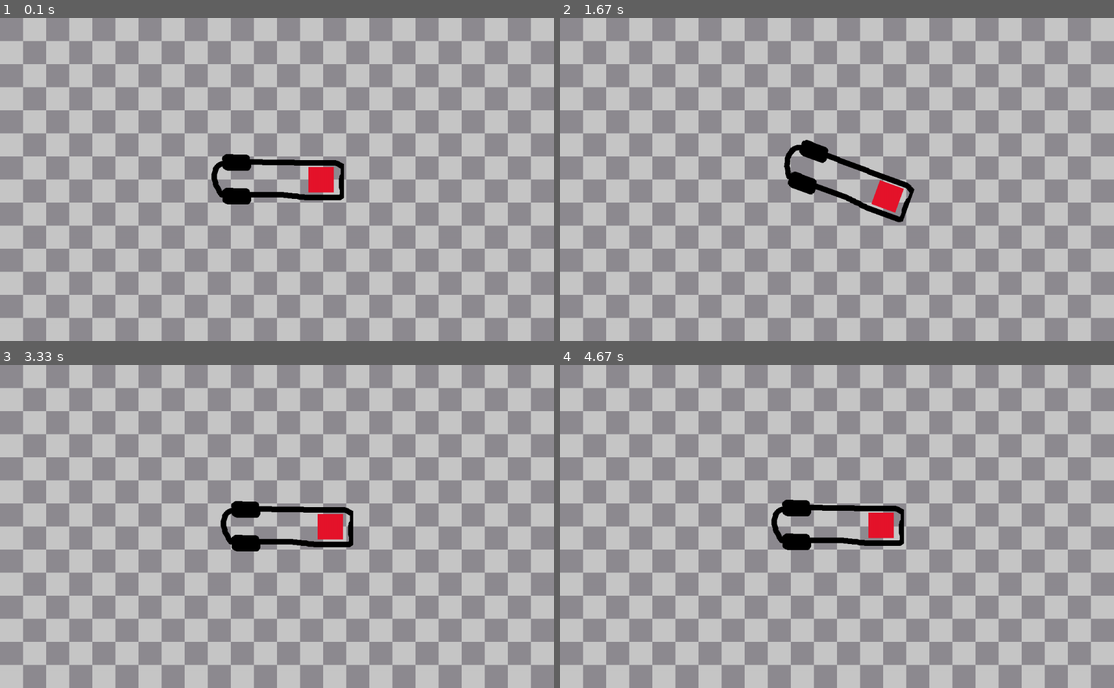
Above: before the commit, frames 1-4 (two rows, left to right).
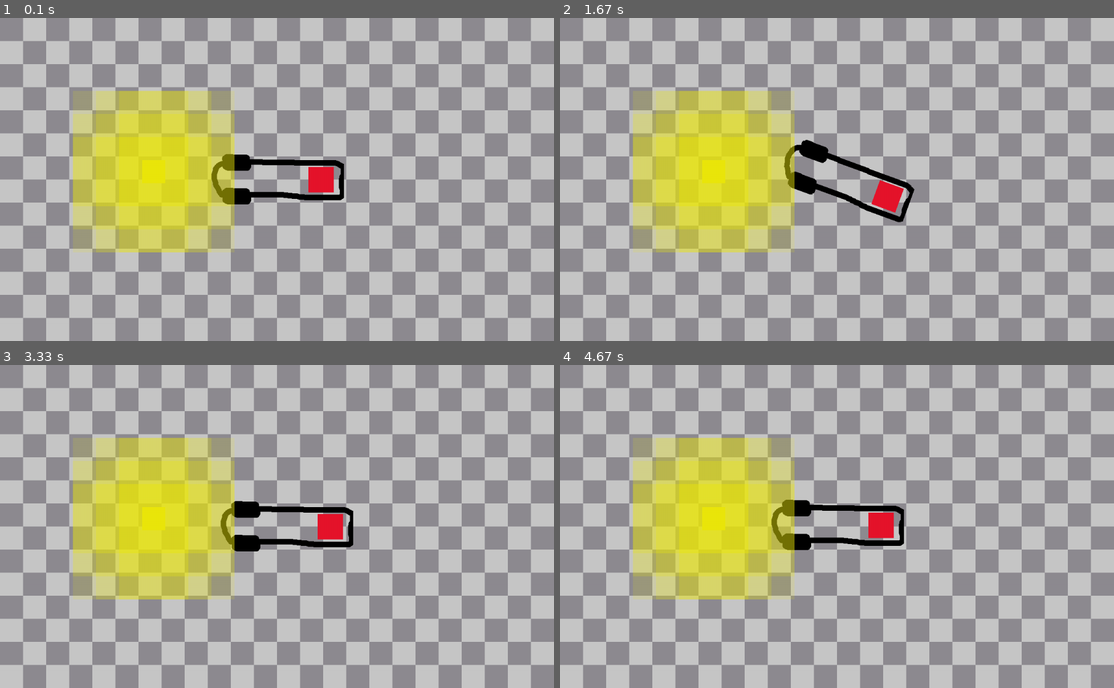
Above: after the commit, the same moments.

Repository: srchd/braitenberg
Game: pygame game, started from main.py
The game is run twice, just before and just after one commit, with the same random seed, the same clock (stepped at 60 frames per second) and the same inputs.
Inputs:
- Up to frame 1 (0.1 s): no input
- Up to frame 2 (1.67 s): hold D 0.33-0.8 s; hold W 0.83-1.13 s; hold D 1.17-1.63 s
- Up to frame 3 (3.33 s): hold A 1.67-2.2 s; hold S 2.23-2.53 s; hold A 2.57-2.97 s; hold W from 3 s (still down)
- Up to frame 4 (4.67 s): release W at 3.37 s; hold D 3.4-4.03 s; hold S 4.07-4.43 s; hold A from 4.47 s (still down)

The runs differ from the first frame. In frame 1, 14% of the frame differs, in the area x 13-43%, y 22-73%; in frame 2, 14%; in frame 3, 14%; in frame 4, 14%.

Commit message:
Added rectangular light source which fades away from centre

Diff:
--- /dev/null
+++ b/lib/objects/light_source.py
@@ -0,0 +1,38 @@
+import pygame
+import numpy as np
+
+from lib.objects.drawable_object import DrawableObject
+from lib.utils import create_multi_dimensional_fading_array
+
+
+class LightSource(DrawableObject):
+    def __init__(self, x, y, img_path, radius) -> None:
+        super().__init__(x, y, img_path)
+
+        self.radius = radius
+
+    def draw(self, surface: pygame.Surface, scaling_factor) -> None:
+        image_width = 1.0
+        image_height = 1.0
+        base_image_width = int(image_width * scaling_factor)
+        base_image_height = int(image_height * scaling_factor)
+        light_source = pygame.transform.scale(self.img, (base_image_width, base_image_height))
+
+        new_rect = light_source.get_rect()
+        new_rect.centerx = self.x
+        new_rect.centery = self.y
+
+        surface.blit(light_source, new_rect)
+
+        alpha_array = create_multi_dimensional_fading_array(self.radius * 2 + 1, 255, 125)
+
+        start_x = int((self.x - light_source.get_width() / 2) - self.radius * light_source.get_width())
+        start_y = int((self.y - light_source.get_height() / 2) - self.radius * light_source.get_height())
+
+        end_x = int((self.x + light_source.get_width() / 2) + self.radius * light_source.get_width())
+        end_y = int((self.y + light_source.get_height() / 2) + self.radius * light_source.get_height())
+
+        for x in range(start_x, end_x, light_source.get_width()):
+            for y in range(start_y, end_y, light_source.get_height()):
+                light_source.set_alpha(alpha_array[int((x - start_x) / light_source.get_width()), int((y - start_y) / light_source.get_width())])
+                surface.blit(light_source, (x, y))
--- /dev/null
+++ b/lib/utils.py
@@ -0,0 +1,57 @@
+import numpy as np
+
+def create_multi_dimensional_fading_array(size, center_value, min_value):
+    # Create a 3x3 array with zeros
+    array = np.zeros((size, size), dtype=int)
+
+    # Calculate the center position
+    center_position = size // 2
+
+    # Set the center value
+    array[center_position, center_position] = center_value
+
+    # Calculate the step size for evenly spaced values
+    step_size = (center_value - min_value) / center_position
+
+    # Populate the array with evenly spaced values from the center
+    # for i in range(center_position + 1):
+    #     value = int(center_value - i * step_size)
+
+    #     # Update the values in the four quadrants
+    #     array[center_position - i: center_position + i + 1, :] = value
+    #     array[:, center_position - i: center_position + i + 1] = value
+
+
+    # for i in range(center_position + 1):
+    #     value = int(center_value - i * step_size)
+
+    #     # Update the values in the four quadrants
+    #     array[center_position - i: center_position + i + 1, center_position - i: center_position + i + 1] = value
+    #     array[center_position - i: center_position + i + 1, center_position - i: center_position + i + 1] = value
+
+    # for i in range(center_position + 1):
+    #     value = int(center_value - i * step_size)
+    #     array[center_position - i: center_position + i + 1, center_position - i: center_position + i + 1] = value
+
+    # for i in range(center_position):
+    #     array[center_position - i - 1, center_position] = int(center_value - (i + 1) * step_size)  # left
+    #     array[center_position + i + 1, center_position] = int(center_value - (i + 1) * step_size)  # right
+    #     array[center_position, center_position - i - 1] = int(center_value - (i + 1) * step_size)  # up
+    #     array[center_position, center_position + i + 1] = int(center_value - (i + 1) * step_size)  # down
+    #     array[center_position - i - 1, center_position - i - 1] = int(center_value - (i + 1) * step_size)
+    #     array[center_position - i - 1, center_position + i + 1] = int(center_value - (i + 1) * step_size)
+    #     array[center_position + i + 1, center_position - i - 1] = int(center_value - (i + 1) * step_size)
+    #     array[center_position + i + 1, center_position + i + 1] = int(center_value - (i + 1) * step_size)
+
+    for x in range(center_position):
+        for y in range(center_position):
+            array[center_position - x - 1, center_position] = int(center_value - (x + 1) * step_size)  # left
+            array[center_position + x + 1, center_position] = int(center_value - (x + 1) * step_size)  # right
+            array[center_position, center_position - y - 1] = int(center_value - (y + 1) * step_size)  # up
+            array[center_position, center_position + y + 1] = int(center_value - (y + 1) * step_size)  # down
+            array[center_position - x - 1, center_position - y - 1] = int(center_value - (x + y + 1) * step_size)
+            array[center_position - x - 1, center_position + y + 1] = int(center_value - (x + y + 1) * step_size)
+            array[center_position + x + 1, center_position - y - 1] = int(center_value - (x + y + 1) * step_size)
+            array[center_position + x + 1, center_position + y + 1] = int(center_value - (x + y + 1) * step_size)
+
+    return array
--- a/windows/main_window.py
+++ b/windows/main_window.py
@@ -5,6 +5,7 @@
 from lib.pygame_plotter import *
 from lib.objects.car import Car
 from lib.objects.controller import Controller
+from lib.objects.light_source import LightSource
 
 
 class MainWindow:
@@ -35,6 +36,9 @@
         path_to_controller = 'images/controller.png'
         self.controller = Controller(0, 0, path_to_controller)
 
+        path_to_light_source = 'images/light_source.png'
+        self.light_source = LightSource(333, 333, path_to_light_source, 3)
+
     def run(self) -> None:
         finished = False
 
@@ -61,5 +65,6 @@
             draw_checkerboard_background(self.surface, self.background_image, self.scaling_factor)
             self.car.draw(self.surface)
             self.controller.draw(self.car)
+            self.light_source.draw(self.surface, self.scaling_factor)
 
             pygame.display.update()
Binary file added: images/light_source.png
